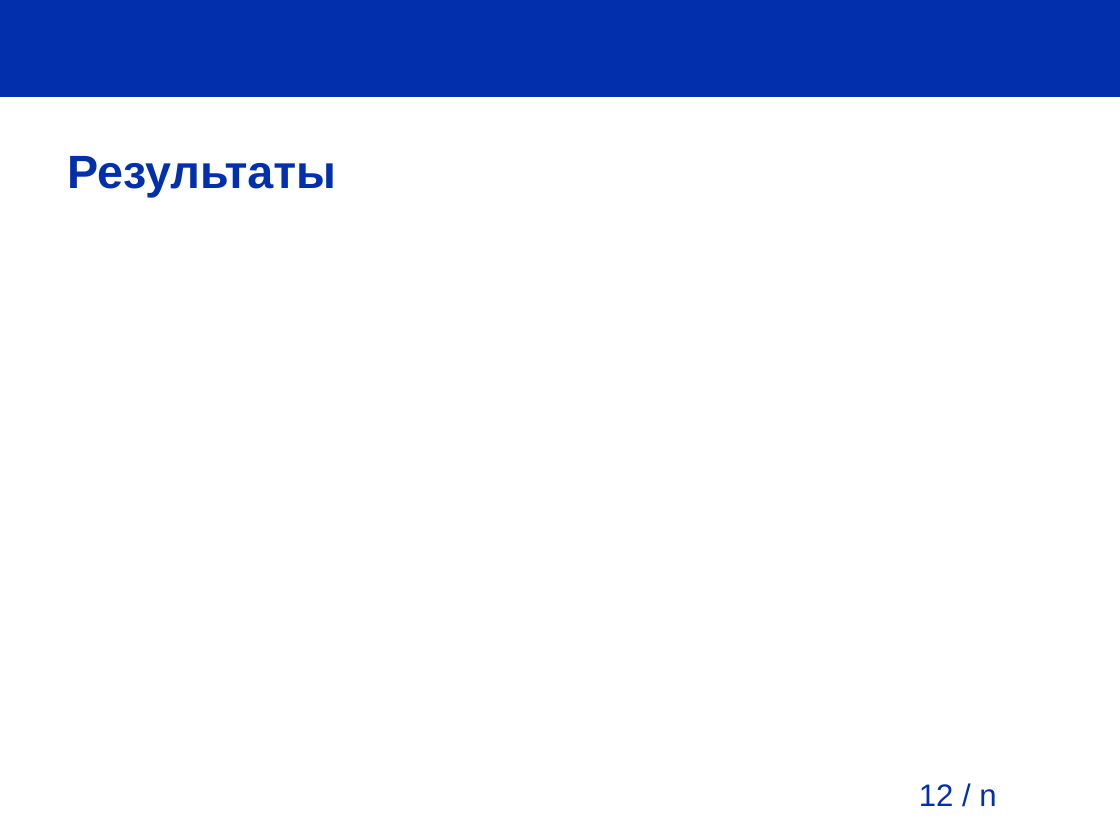
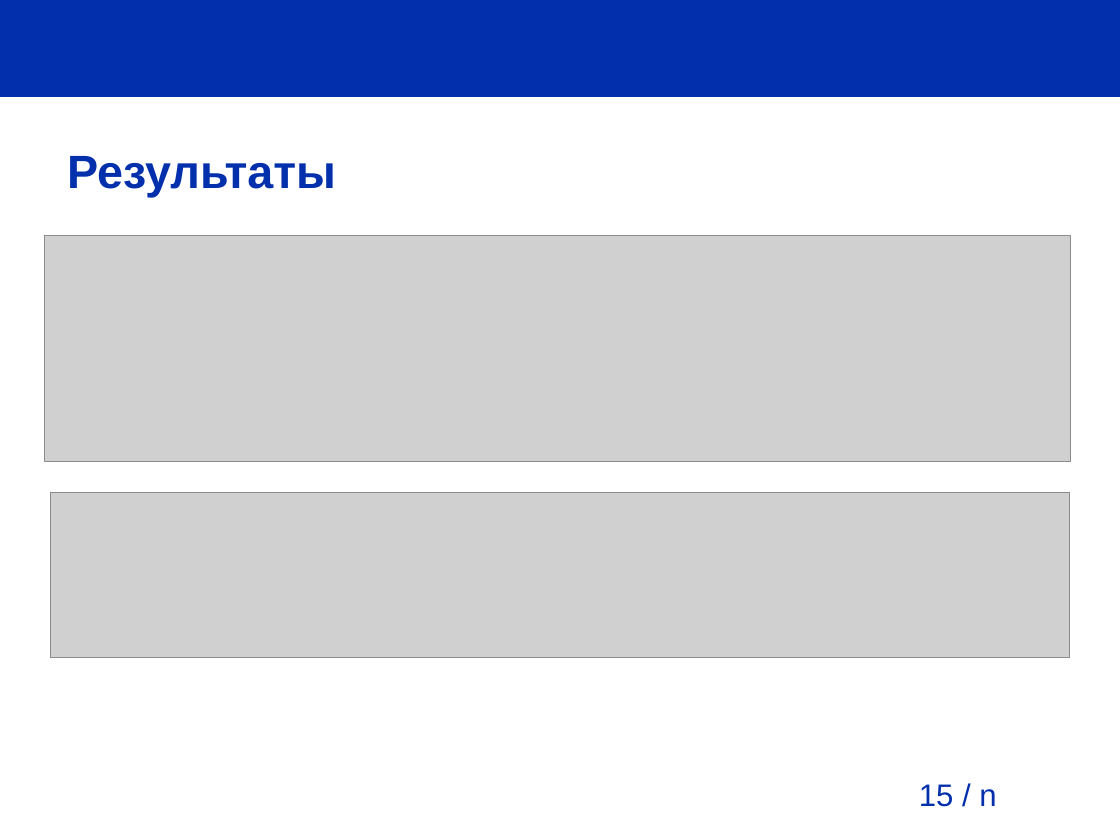
Before and after one commit to pva701/bachelor-thesis, a slide deck: slide 15 of presentation/presentation.odp (slide 12 before the commit). Drawn at 1120x840 pixels with LibreOffice and Linux fonts; fonts in the diff are those of the drawing; grey boxes stand for pictures; background and template pictures are left out. Boxes give left, top, right and bottom in pixels: in the first picture for what was removed or moved away, otherwise in the second. Text is boxed around its words. In the diff, an @@ line names an element or a change of style, - is before the commit and + after.

```diff
--- a/presentation/presentation.odp
+++ b/presentation/presentation.odp
@@ picture added at [45, 235, 1071, 461] @@
@@ picture added at [50, 493, 1068, 657] @@
@@ page number at [919, 784, 996, 807]: text changed @@
-12 / n
+15 / n
```
Also in this commit, not shown: 3 other slides changed, 3 slides added, 12 other files.
